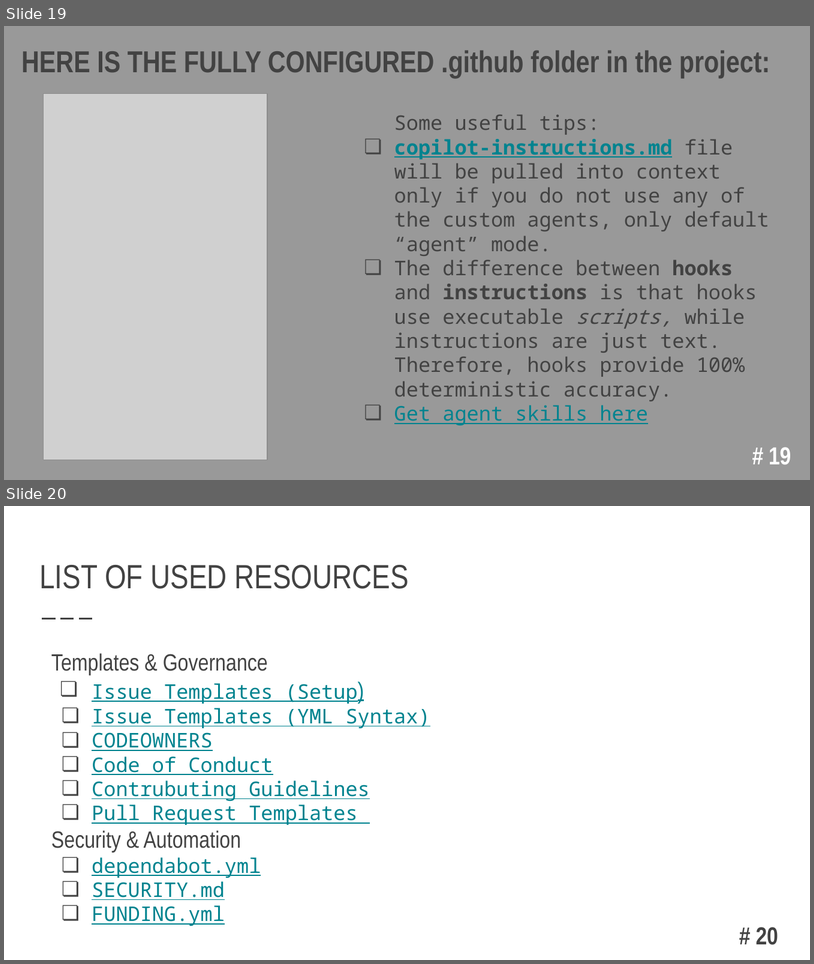
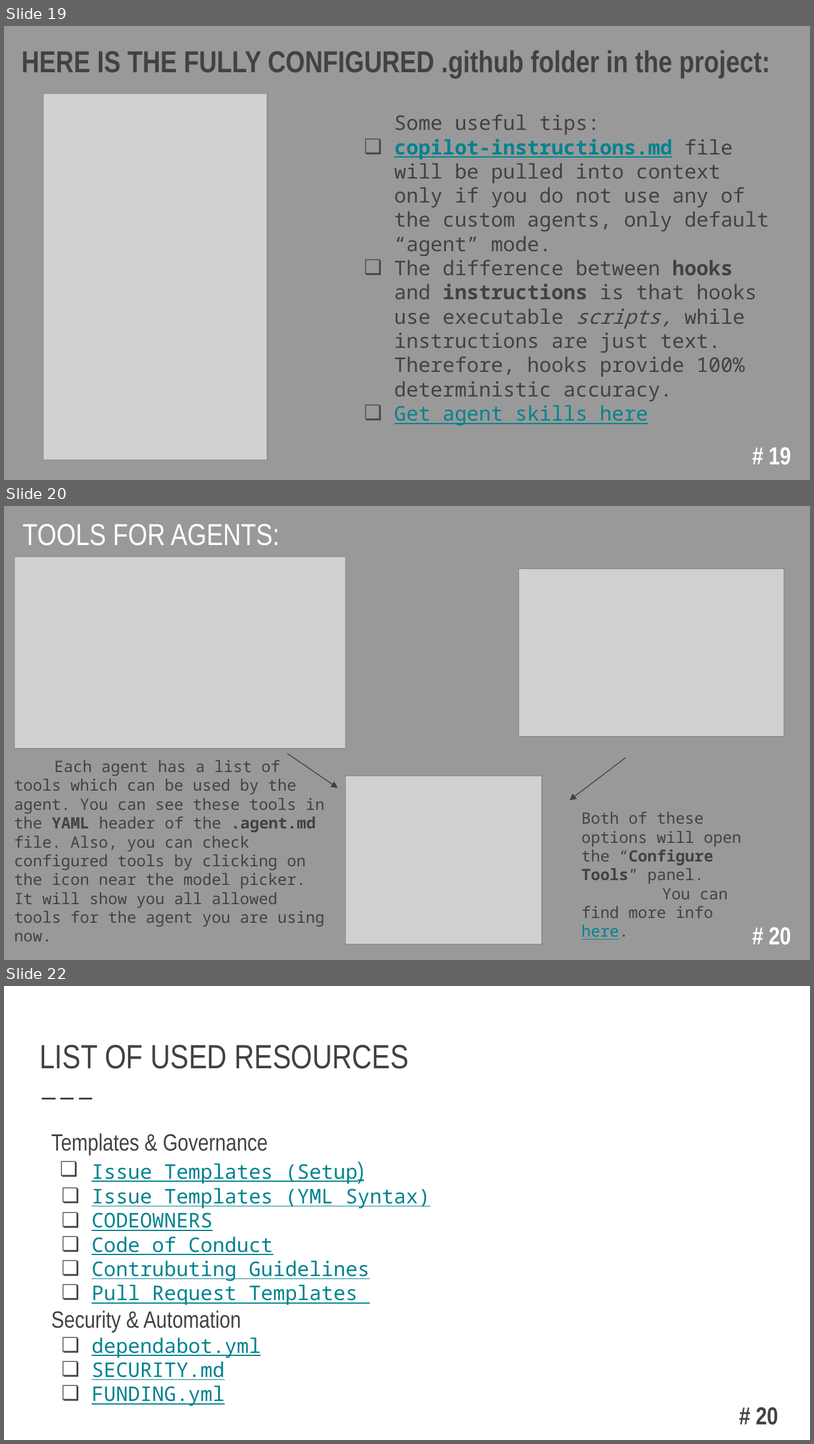
Before and after one commit to oleksandkov/oleksandkov-maded, a slide deck: presentations/.github Presentation/github folder in the project.pptx. Shown one above the other, each under a label of ours: slides 19 and 20 before the commit, slides 19, 20 and 22 after it; the slides between them are not shown. The pictures are 814x964 and 814x1444 pixels, drawn with LibreOffice and Linux fonts; fonts in the diff are those of the drawing; grey boxes stand for pictures. Boxes give left, top, right and bottom in pixels: in the first picture for what was removed or moved away, otherwise in the second. Text is boxed around its words. In the diff, an @@ line names an element or a change of style, - is before the commit and + after.

```diff
--- a/presentations/.github Presentation/github folder in the project.pptx
+++ b/presentations/.github Presentation/github folder in the project.pptx
@@ slide 20 added at bbox=[4, 506, 810, 960], background #999999 @@
@@ title added at bbox=[23, 524, 279, 546], 27 pt, text #FFFFFF @@
+TOOLS FOR AGENTS:
@@ picture added at bbox=[14, 557, 346, 749] @@
@@ picture added at bbox=[519, 569, 785, 736] @@
@@ arrow added from (288, 754) to (338, 787), #424242 0.75 pt @@
@@ arrow added from (626, 757) to (570, 801), #424242 0.75 pt @@
@@ text added at bbox=[14, 760, 324, 941], 14 pt, text #424242 @@
+Each agent has a list of tools which can be used by the agent. You can see these tools in the YAML header of the .agent.md file. Also, you can check configured tools by clicking on the icon near the model picker. It will show you all allowed tools for the agent you are using now.
@@ picture added at bbox=[346, 776, 543, 944] @@
@@ text added at bbox=[582, 811, 742, 939], 14 pt, text #424242 @@
+Both of these options will open the “Configure Tools” panel.
+You can find more info here.
@@ page number added at bbox=[769, 927, 791, 944], 22 pt, text #FFFFFF, bold @@
+# 20
@@ what was slide 20 is now slide 22 @@
```
Also in this commit, not shown: 2 slides changed, 1 other slide added, 1 other file.
